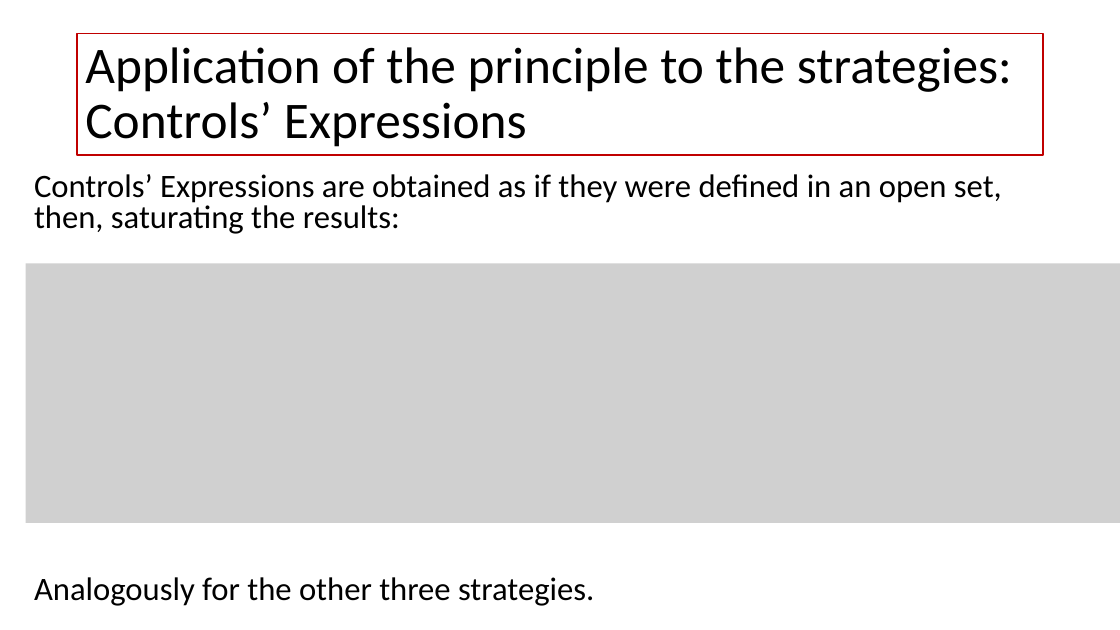
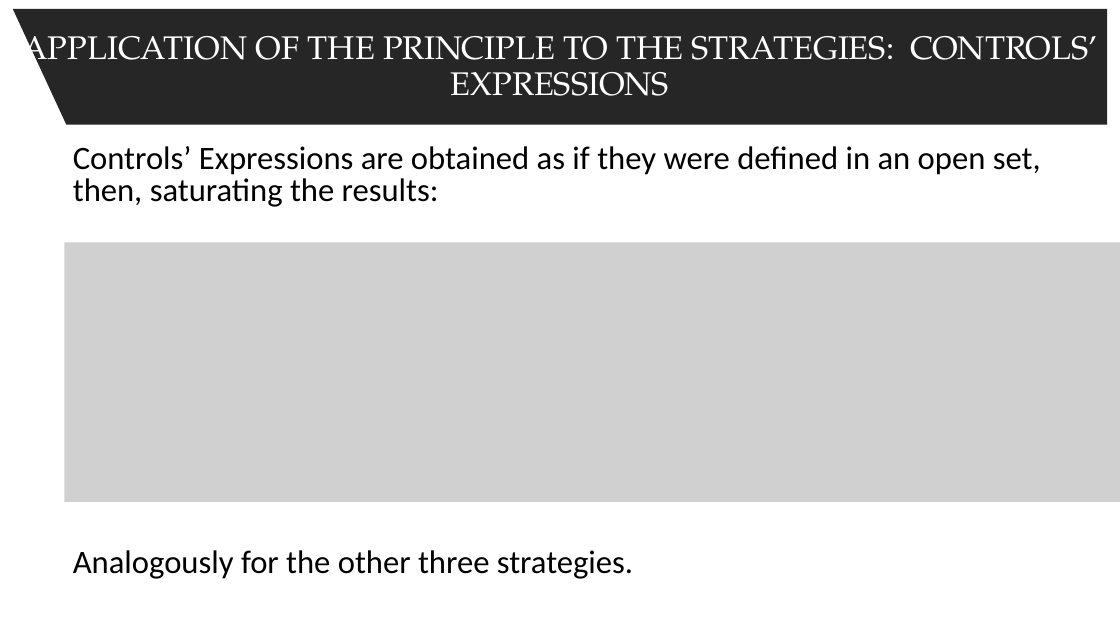
Before and after one commit to spbisc97/covid-optimal-control, a slide deck: slide 14 of PowerPoint/Optimal control strategies to prevent the hospital beds collapse during COVID-19 outbreak.pptx (slide 15 before the commit). Drawn at 1120x630 pixels with LibreOffice and Linux fonts; fonts in the diff are those of the drawing; grey boxes stand for pictures. Boxes give left, top, right and bottom in pixels: in the first picture for what was removed or moved away, otherwise in the second. Text is boxed around its words. In the diff, an @@ line names an element or a change of style, - is before the commit and + after.

Commit message:
TITLES ADDED

```diff
--- a/PowerPoint/Optimal control strategies to prevent the hospital beds collapse during COVID-19 outbreak.pptx
+++ b/PowerPoint/Optimal control strategies to prevent the hospital beds collapse during COVID-19 outbreak.pptx
@@ freeform shape added at (13,9,1107,125), fill #262626, 28 pt, text #FFFFFF @@
+APPLICATION OF THE PRINCIPLE TO THE STRATEGIES: CONTROLS’ EXPRESSIONS
@@ title removed at (77,34,1044,155) @@
-Application of the principle to the strategies: Controls’ Expressions
@@ text "Controls’ Expressions are obtained as ...": place and size @@
-text "Controls’ Expressions are obtained as ..." at (34,174,1002,606)
+text "Controls’ Expressions are obtained as ..." at (73,146,1041,579)
@@ picture: place and size @@
-picture at (26,264,1120,523)
+picture at (65,243,1120,502)
```
Also in this commit, not shown: 17 other slides changed, 1 slide added.
